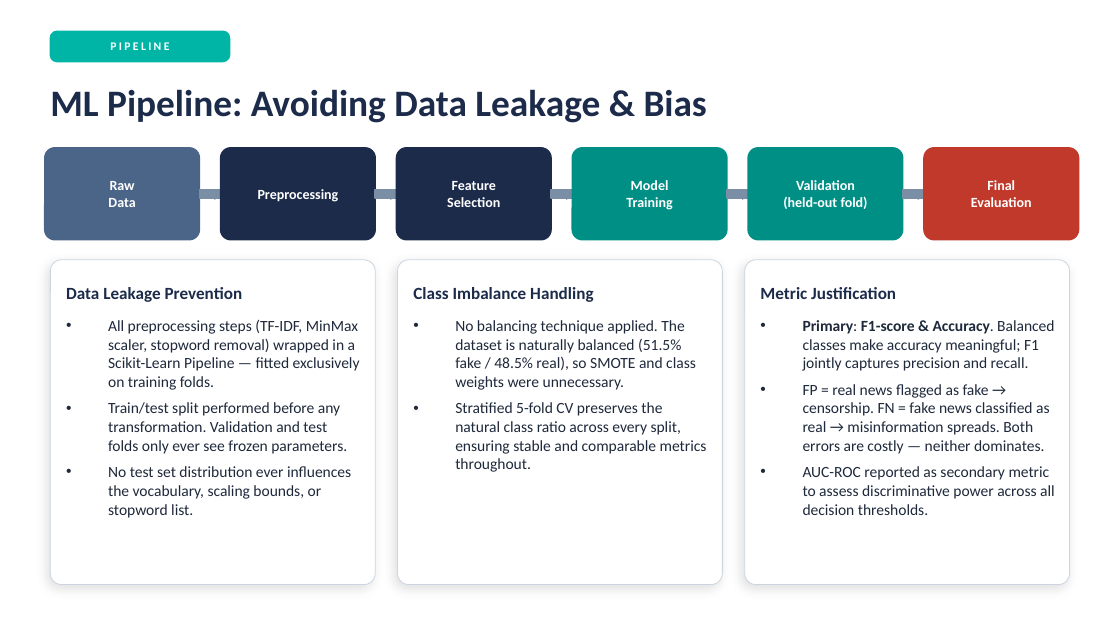
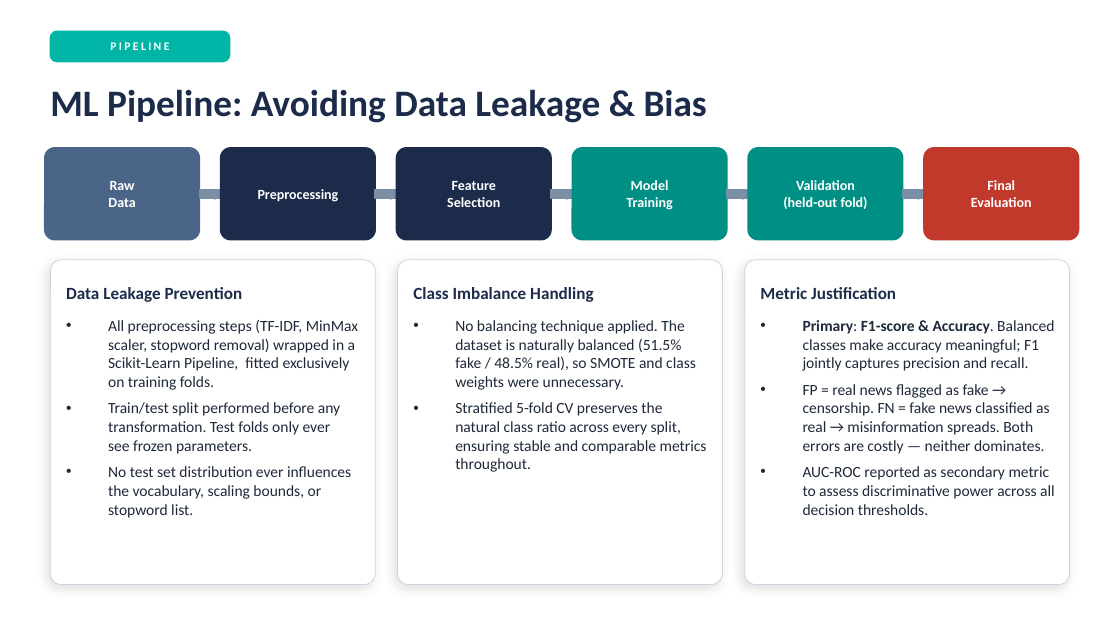
Before and after one commit to jackomazi/data-mining-and-machine-learning-project, a slide deck: slide 7 of project_presentation_template.pptx (slide 8 before the commit). Drawn at 1120x630 pixels with LibreOffice and Linux fonts; fonts in the diff are those of the drawing. Boxes give left, top, right and bottom in pixels: in the first picture for what was removed or moved away, otherwise in the second. Text is boxed around its words. In the diff, an @@ line names an element or a change of style, - is before the commit and + after.

```diff
--- a/project_presentation_template.pptx
+++ b/project_presentation_template.pptx
@@ text at box(108, 320, 358, 454): text changed @@
-• All preprocessing steps (TF-IDF, MinMax scaler, stopword removal) wrapped in a Scikit-Learn Pipeline — fitted exclusively on training folds.
-• Train/test split performed before any transformation. Validation and test folds only ever see frozen parameters.
+• All preprocessing steps (TF-IDF, MinMax scaler, stopword removal) wrapped in a Scikit-Learn Pipeline, fitted exclusively on training folds.
+• Train/test split performed before any transformation. Test folds only ever see frozen parameters.
```
Also in this commit, not shown: 11 other slides changed, 1 slide removed, 1 other file.
